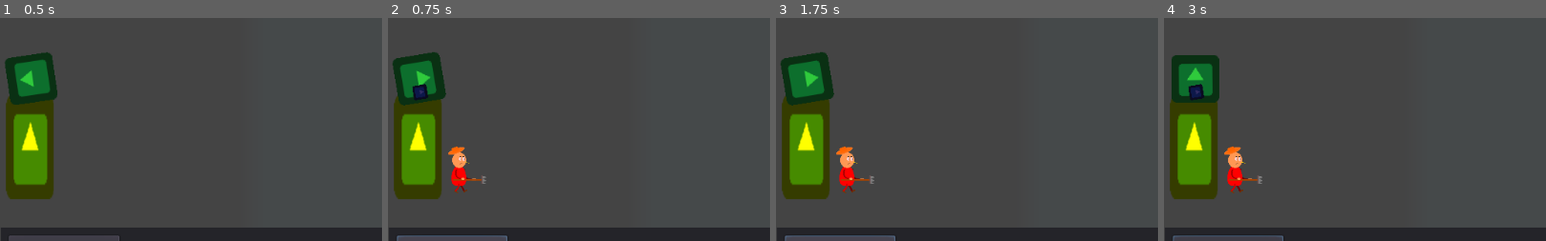
Above: before the commit, frames 1-4 (left to right).
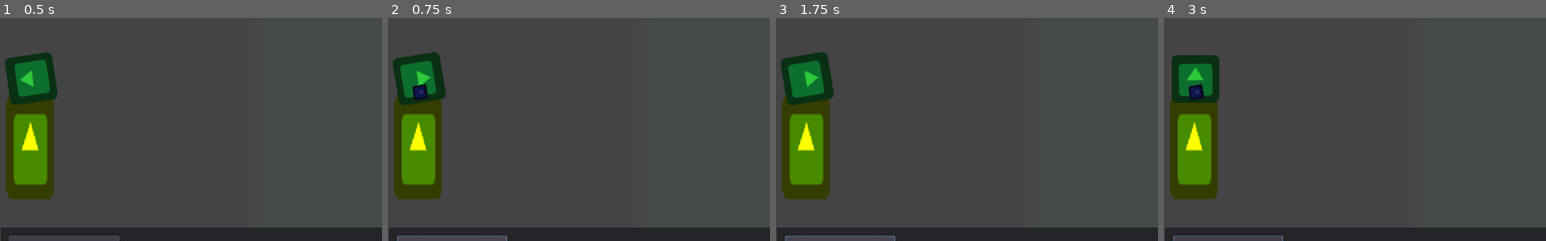
Above: after the commit, the same moments.

Repository: Jon1r/Tower
Game: Godot game, scene res://Map01.tscn
Two runs of this game, one before a commit and one after it. Both use one fixed random seed, a clock stepped at 60 frames per second and the inputs below. The project has no main scene, so this scene is started directly. The engine's default icon, where the game draws it, is replaced by a stand-in: a white triangle on a blue panel in a dark square.
Inputs (mouse positions are % of the whole screen's width and height, from its top left):
- Up to frame 1 (0.5 s): no input
- Up to frame 2 (0.75 s): click (8, 90) at 0.5 s
- Up to frame 3 (1.75 s): click (8, 90) at 1.25 s
- Up to frame 4 (3 s): click (8, 90) at 2 s; tap Enter at 2.75 s; move the mouse to (72, 45) at 2.77 s; press the mouse at (72, 45) at 2.78 s
The pictures show only the part of the screen within x 0-50%, y 33-83%; the shares and areas given below are measured in that part.

Frame 1 is identical in both runs. In frame 2, 0.7% of the frame differs, in the area x 15-26%, y 57-79%; in frame 3, 0.7%; in frame 4, 0.8%.
Error after the commit: Attempt to call function 'set_shape' in base 'null instance' on a null instance. (res://LightWarrior.gd:14)

Commit message:
Update HUD.gd

Diff:
--- a/HUD.gd
+++ b/HUD.gd
@@ -1,9 +1,17 @@
 extends CanvasLayer
 
-export (PackedScene) var light_warrior
+var light_warrior = preload("res://LightWarrior.tscn")
+var preasant = preload("res://Peasant.tscn")
 
 signal buy
 
 
 func _on_Button_pressed():
-	emit_signal("buy", light_warrior)
+	var warrior = light_warrior.instance()
+	warrior.set_enemy(preasant)
+	emit_signal("buy", warrior)
+
+
+
+func _on_Button2_pressed():
+	pass # Replace with function body.
